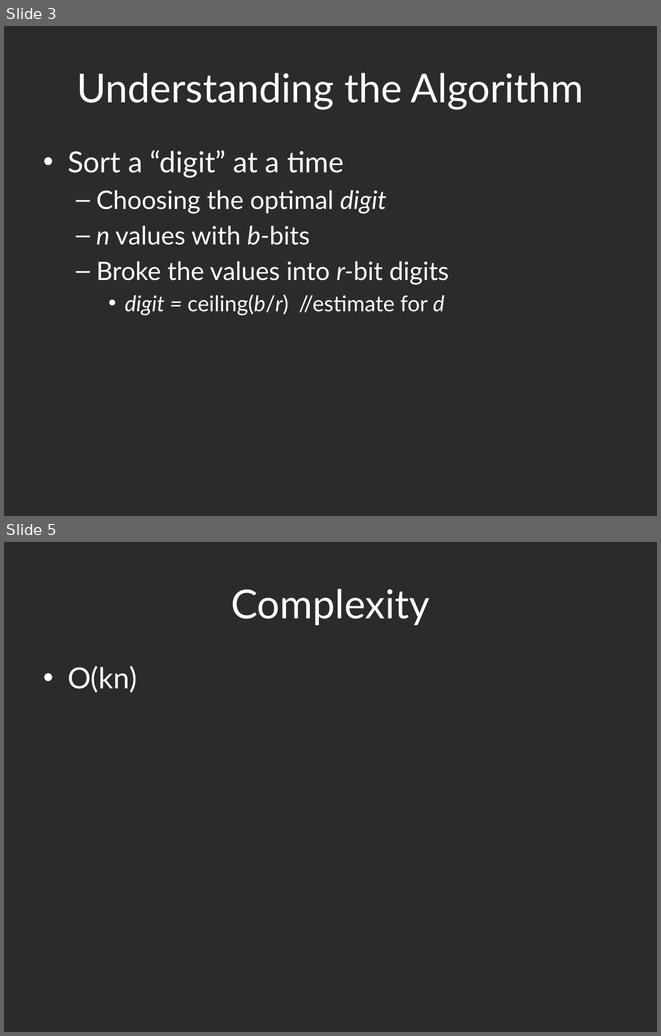
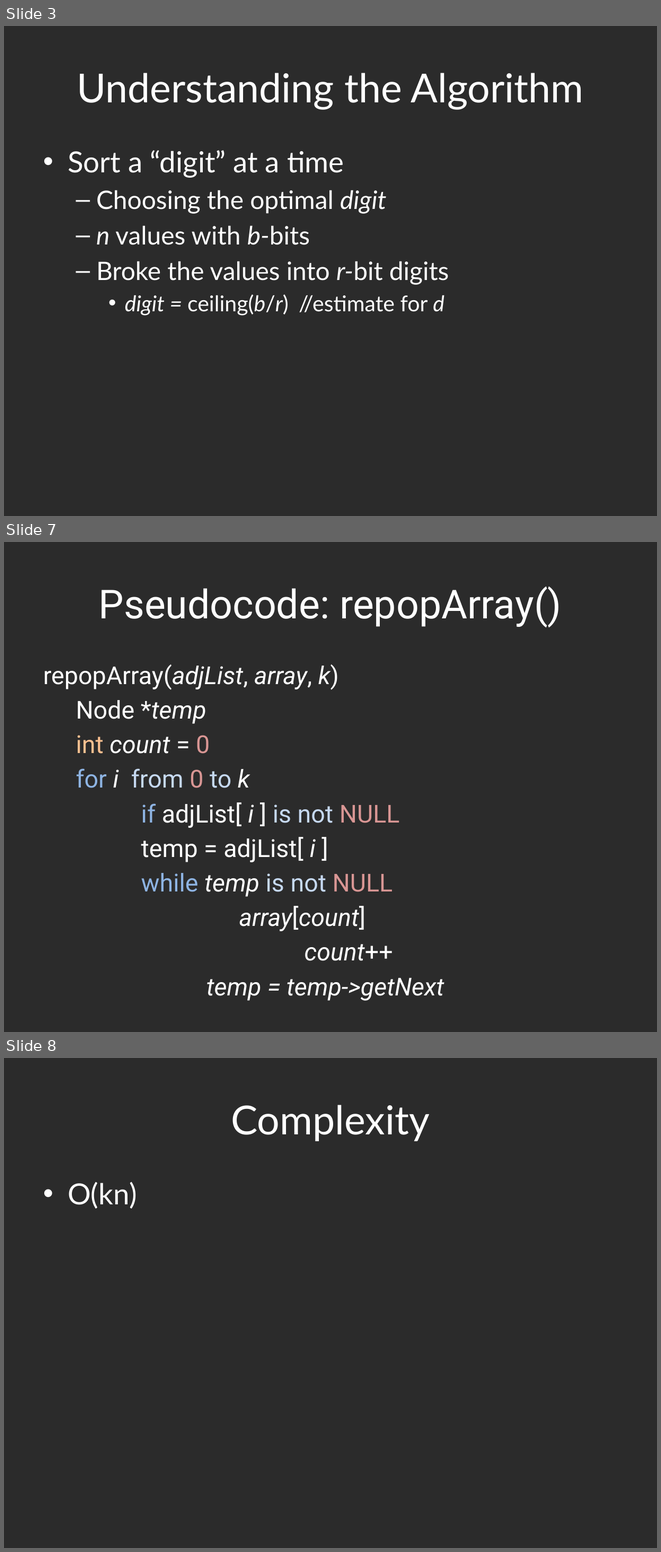
Before and after one commit to hyoshid1/project375, a slide deck: presentation.pptx. Shown one above the other, each under a label of ours: slides 3 and 5 before the commit, slides 3, 7 and 8 after it; the slides between them are not shown. The pictures are 661x1036 and 661x1552 pixels, drawn with LibreOffice and Linux fonts; fonts in the diff are those of the drawing; background and template pictures are left out; a plain dark background stands for a picture behind light text. Boxes give left, top, right and bottom in pixels: in the first picture for what was removed or moved away, otherwise in the second. Text is boxed around its words. In the diff, an @@ line names an element or a change of style, - is before the commit and + after.

```diff
--- a/presentation.pptx
+++ b/presentation.pptx
@@ slide 7 added at (4, 542, 657, 1032), background picture (left out) @@
@@ title added at (99, 587, 562, 627), 44 pt, text #FFFFFF @@
+Pseudocode: repopArray()
@@ text added at (43, 664, 400, 961), 27.2 pt, text #FFFFFF @@
+repopArray(adjList, array, k)
+Node *temp
+int count = 0
+for i from 0 to k
+if adjList[ i ] is not NULL
+temp = adjList[ i ]
+while temp is not NULL
+array[count]
+count++
+temp = temp->getNext
@@ what was slide 5 is now slide 8 @@
```
Also in this commit, not shown: 1 slide changed, 2 other slides added, 2 other files.
